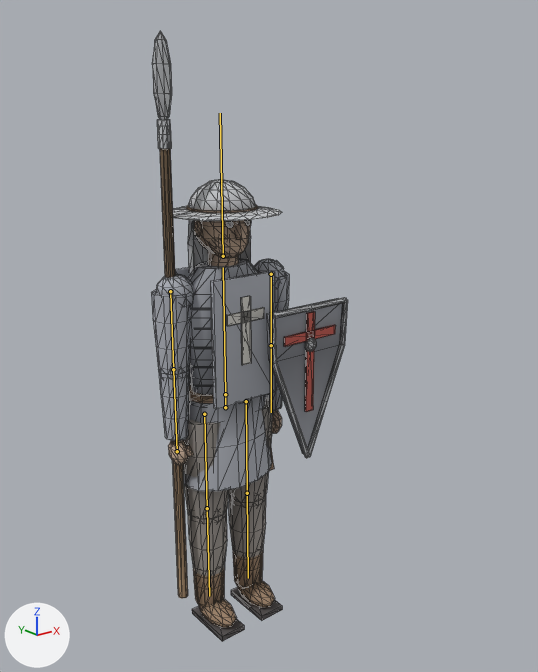
Before and after pictures for a commit that changed the glTF model Game/models/figures/medieval_soldier_0.glb.
The view is the same before and after, from a 50 mm lens placed at (-0.853, -1.214, 1.123), pointed at (0.079, -0.049, 0.657). Arrows for +X, +Y and +Z are at lower left; the lights stay in place. The first picture is the older version. The bones that bend it are drawn over the model as lines. Mesh edges are drawn as thin lines.

In view in the first picture: 'Body_Detail', 'Body_Uniform', 'Body_UniformDark'.
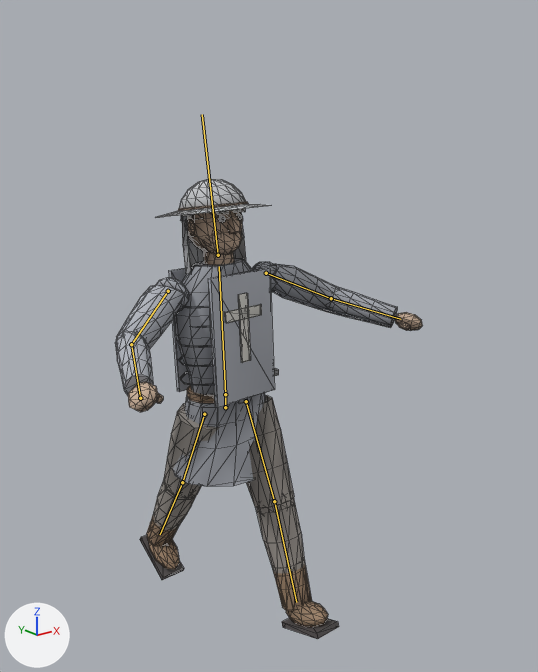
The newer file adds an action. The first version stands in its rest pose; the second is drawn at frame 7 of the action 'Dance'.

The edits, one by one:
Bone 'Spine' (bone_spine) turns from (0, 0, 0) to (-3, 2, 0) degrees about its own x, y and z.
Bone 'Head' (bone_head) turns from (0, 0, 0) to (-6, 0, 0) degrees about its own x, y and z.
Bone 'UpperArm.L' (bone_upperarm_l) turns from (0, 0, 0) to (-25, 0, -62) degrees about its own x, y and z.
Bone 'Forearm.L' (bone_forearm_l) turns from (0, 0, 0) to (-35, 0, 0) degrees about its own x, y and z.
Bone 'Shield' (bone_shield) is rescaled from (1.0, 1.0, 1.0) to (0.0, 0.0, 0.0).
Bone 'UpperArm.R' (bone_upperarm_r) turns from (0, 0, 0) to (-25, 0, 62) degrees about its own x, y and z.
Bone 'Forearm.R' (bone_forearm_r) turns from (0, 0, 0) to (-35, 0, 0) degrees about its own x, y and z.
Bone 'Weapon' (bone_weapon) turns from (0, 0, 0) to (46, 0, 0) degrees about its own x, y and z.
Bone 'Weapon' (bone_weapon) is rescaled from (1.0, 1.0, 1.0) to (0.0, 0.0, 0.0).
Bone 'Thigh.L' (bone_thigh_l) turns from (0, 0, 0) to (-26, 0, 0) degrees about its own x, y and z.
Bone 'Shin.L' (bone_shin_l) turns from (0, 0, 0) to (6, 0, 0) degrees about its own x, y and z.
Bone 'Thigh.R' (bone_thigh_r) turns from (0, 0, 0) to (26, 0, 0) degrees about its own x, y and z.
Bone 'Shin.R' (bone_shin_r) turns from (0, 0, 0) to (5, 0, 0) degrees about its own x, y and z.

Changed parts and their boxes (x1, y1, x2, y2) in the pictures (538 x 672 px):
'Body_Detail', posed (50% wider, 25% shorter): before (152, 31, 348, 641); after (128, 179, 423, 639)
'Body_Uniform', posed (47% wider): before (151, 259, 342, 491); after (115, 258, 397, 487)
bone 'Spine', root to tip: before (225, 394) to (223, 267); after (225, 394) to (219, 266)
bone 'Head', root to tip: before (223, 256) to (220, 113); after (218, 255) to (202, 114)
bone 'UpperArm.L', root to tip: before (271, 274) to (271, 345); after (266, 273) to (331, 298)
bone 'Forearm.L', root to tip: before (271, 345) to (271, 412); after (331, 298) to (400, 319)
bone 'Shield', root to tip: before (271, 345) to (271, 412); after (331, 298) to (331, 298)
bone 'UpperArm.R', root to tip: before (170, 291) to (173, 369); after (168, 291) to (131, 344)
bone 'Forearm.R', root to tip: before (173, 369) to (177, 451); after (131, 344) to (140, 398)
bone 'Weapon', root to tip: before (177, 451) to (173, 369); after (140, 398) to (140, 398)
bone 'Thigh.L', root to tip: before (246, 401) to (247, 493); after (246, 401) to (274, 501)
bone 'Shin.L', root to tip: before (247, 493) to (248, 578); after (274, 501) to (296, 602)
bone 'Thigh.R', root to tip: before (204, 414) to (207, 509); after (204, 414) to (182, 482)
bone 'Shin.R', root to tip: before (207, 508) to (209, 596); after (182, 482) to (160, 534)
